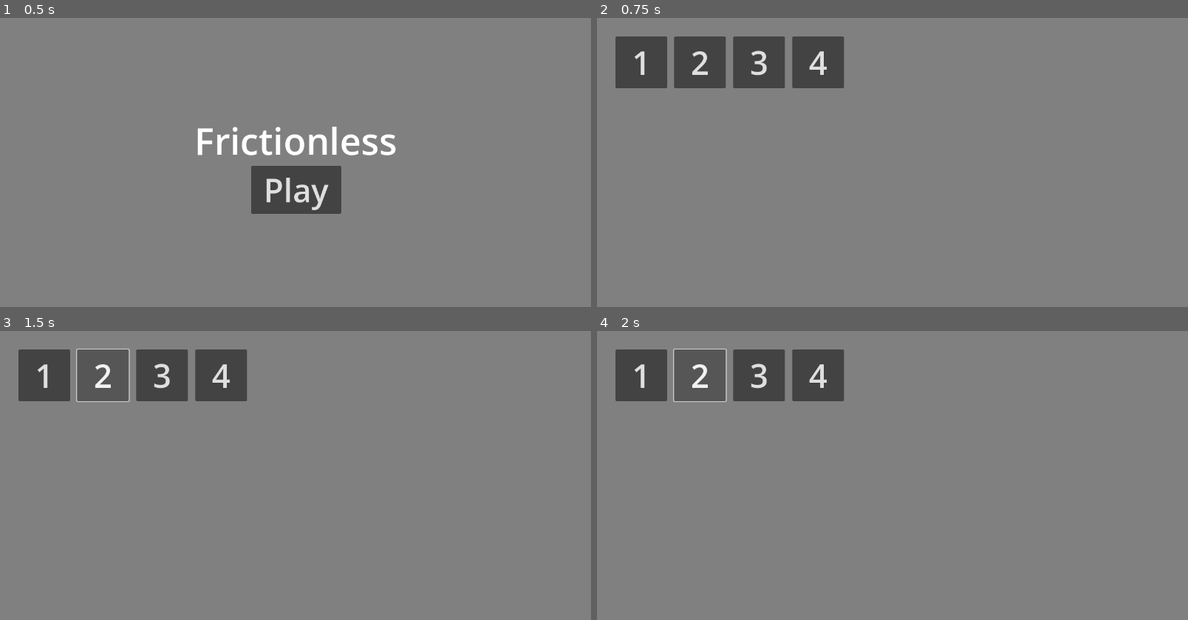
Above: before the commit, frames 1-4 (two rows, left to right).
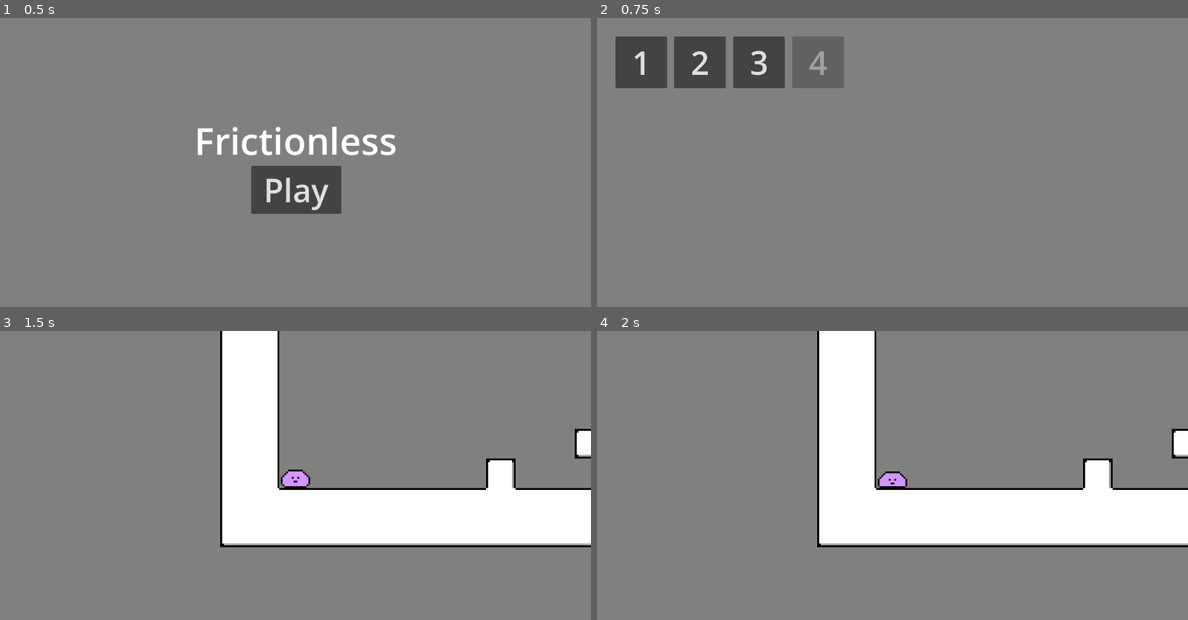
Above: after the commit, the same moments.

Repository: gabeschrock/frictionless
Game: Godot game, scene res://main.tscn
Same seed, same stepped clock (60 frames per second), same inputs: the game is played once before the commit and once after it.
Inputs:
- Up to frame 1 (0.5 s): no input
- Up to frame 2 (0.75 s): click "Play" at 0.5 s
- Up to frame 3 (1.5 s): click "2" at 1.25 s
- Up to frame 4 (2 s): no input

Frame 1 is identical in both runs. In frame 2, 1.5% of the frame differs, in the area x 33-42%, y 6-25%; in frame 3, 25%, in the area x 3-100%, y 0-75%; in frame 4, 25%.

Commit message:
finished level select so far

Diff:
--- a/menus/level_select.gd
+++ b/menus/level_select.gd
@@ -3,11 +3,11 @@
 
 # Called when the node enters the scene tree for the first time.
 func _ready():
-	pass # Replace with function body.
+	$Level4.disabled = true
 
 
 # Called every frame. 'delta' is the elapsed time since the previous frame.
-func _process(delta):
+func _process(_delta):
 	pass
 
 func open_level(level: int):
@@ -16,3 +16,15 @@
 
 func _on_level_1_pressed():
 	open_level(1)
+
+
+func _on_level_2_pressed():
+	open_level(2)
+
+
+func _on_level_3_pressed():
+	open_level(3)
+
+
+func _on_level_4_pressed():
+	open_level(4)
--- a/menus/level_select.tscn
+++ b/menus/level_select.tscn
@@ -69,3 +69,6 @@
 text = "4"
 
 [connection signal="pressed" from="Level1" to="." method="_on_level_1_pressed"]
+[connection signal="pressed" from="Level2" to="." method="_on_level_2_pressed"]
+[connection signal="pressed" from="Level3" to="." method="_on_level_3_pressed"]
+[connection signal="pressed" from="Level4" to="." method="_on_level_4_pressed"]
